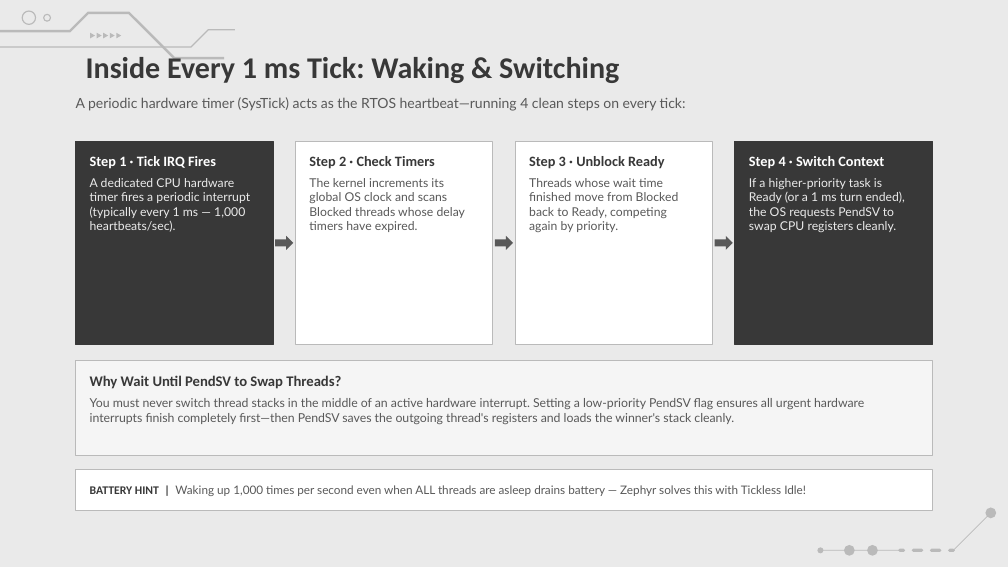
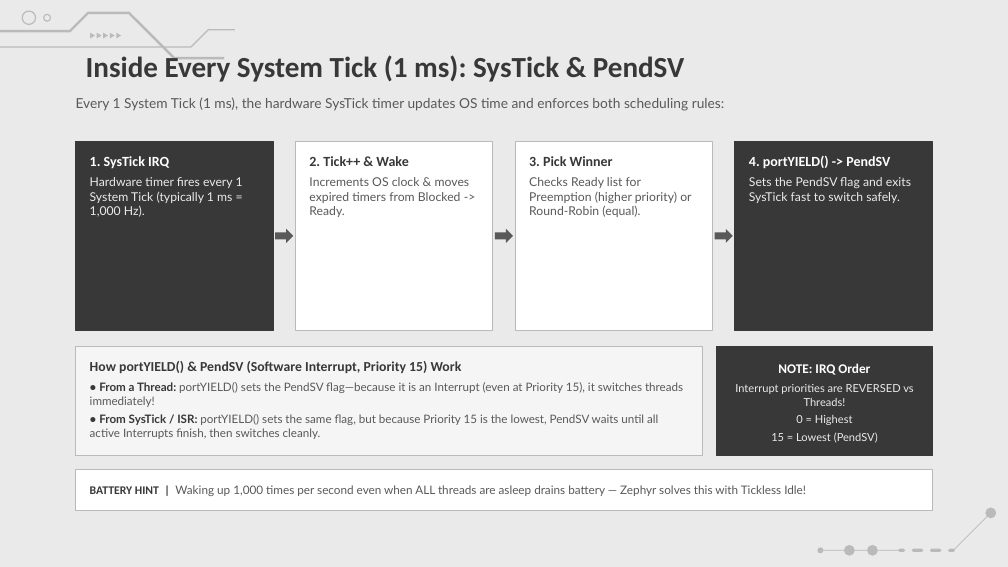
Before and after one commit to amrsaeedcse/zephyr-vs-freertos-presentation, a slide deck: slide 6 of Zephyr_RTOS_vs_FreeRTOS.pptx. Drawn at 1008x567 pixels with LibreOffice and Linux fonts; fonts in the diff are those of the drawing; background and template pictures are left out. Boxes give left, top, right and bottom in pixels: in the first picture for what was removed or moved away, otherwise in the second. Text is boxed around its words. In the diff, an @@ line names an element or a change of style, - is before the commit and + after.

Commit message:
Add portable Python slide generator, assets & refine Part I RTOS slides

```diff
--- a/Zephyr_RTOS_vs_FreeRTOS.pptx
+++ b/Zephyr_RTOS_vs_FreeRTOS.pptx
@@ title at [86, 53, 685, 82]: text changed; size 21.5 to 20.8 pt @@
-Inside Every 1 ms Tick: Waking & Switching
+Inside Every System Tick (1 ms): SysTick & PendSV
@@ text at [76, 97, 725, 111]: text changed; size 10 to 9.8 pt @@
-A periodic hardware timer (SysTick) acts as the RTOS heartbeat—running 4 clean steps on every tick:
+Every 1 System Tick (1 ms), the hardware SysTick timer updates OS time and enforces both scheduling rules:
@@ rectangle "1. SysTick IRQ": place and size @@
-rectangle "1. SysTick IRQ" at [76, 141, 273, 345]
+rectangle "1. SysTick IRQ" at [76, 141, 273, 331]
@@ rectangle "2. Tick++ & Wake": place and size @@
-rectangle "2. Tick++ & Wake" at [295, 141, 493, 345]
+rectangle "2. Tick++ & Wake" at [295, 141, 493, 331]
@@ rectangle "3. Pick Winner": place and size @@
-rectangle "3. Pick Winner" at [515, 141, 713, 345]
+rectangle "3. Pick Winner" at [515, 141, 713, 331]
@@ rectangle "4. portYIELD() -> PendSV": place and size @@
-rectangle "4. portYIELD() -> PendSV" at [735, 141, 932, 345]
+rectangle "4. portYIELD() -> PendSV" at [735, 141, 932, 331]
@@ text in rectangle at [90, 156, 243, 217]: text changed @@
-Step 1 · Tick IRQ Fires
-A dedicated CPU hardware timer fires a periodic interrupt (typically every 1 ms — 1,000 heartbeats/sec).
+1. SysTick IRQ
+Hardware timer fires every 1 System Tick (typically 1 ms = 1,000 Hz).
@@ text in rectangle at [309, 156, 470, 217]: text changed @@
-Step 2 · Check Timers
-The kernel increments its global OS clock and scans Blocked threads whose delay timers have expired.
+2. Tick++ & Wake
+Increments OS clock & moves expired timers from Blocked -> Ready.
@@ text in rectangle at [529, 156, 691, 217]: text changed @@
-Step 3 · Unblock Ready
-Threads whose wait time finished move from Blocked back to Ready, competing again by priority.
+3. Pick Winner
+Checks Ready list for Preemption (higher priority) or Round-Robin (equal).
@@ text in rectangle at [749, 156, 911, 203]: text changed @@
-Step 4 · Switch Context
-If a higher-priority task is Ready (or a 1 ms turn ended), the OS requests PendSV to swap CPU registers cleanly.
+4. portYIELD() -> PendSV
+Sets the PendSV flag and exits SysTick fast to switch safely.
@@ 3 right arrows: place and size @@
-3 right arrows at [275, 236, 733, 250]
+3 right arrows at [275, 229, 733, 243]
@@ rectangle added at [76, 347, 703, 456], fill #F5F5F5, outline #BABABA 0.75 pt, 8.3 pt, text #595959 @@
+How portYIELD() & PendSV (Software Interrupt, Priority 15) Work
+• From a Thread: portYIELD() sets the PendSV flag—because it is an Interrupt (even at Priority 15), it switches threads immediately!
+• From SysTick / ISR: portYIELD() sets the same flag, but because Priority 15 is the lowest, PendSV waits until all active Interrupts finish, then switches cleanly.
@@ rectangle added at [717, 347, 932, 456], fill #383838, outline #383838 0.75 pt, 7.9 pt, text #EAEAEA @@
+NOTE: IRQ Order
+Interrupt priorities are REVERSED vs Threads!
+0 = Highest
+15 = Lowest (PendSV)
@@ rectangle removed at [76, 361, 932, 456] @@
-Why Wait Until PendSV to Swap Threads?
-You must never switch thread stacks in the middle of an active hardware interrupt. Setting a low-priority PendSV flag ensures all urgent hardware interrupts finish completely first—then PendSV saves the outgoing thread's registers and loads the winner's stack cleanly.
```
Also in this commit, not shown: 8 other slides changed, 15 other files.
